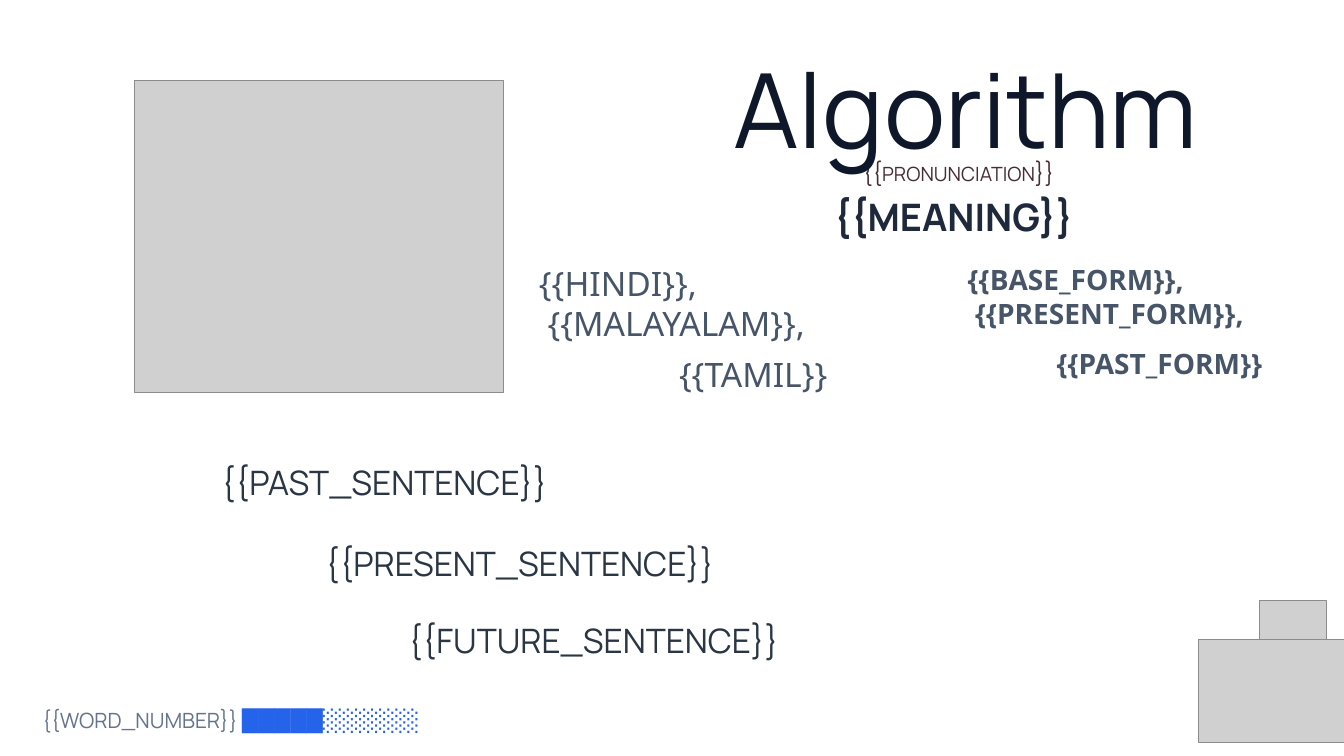
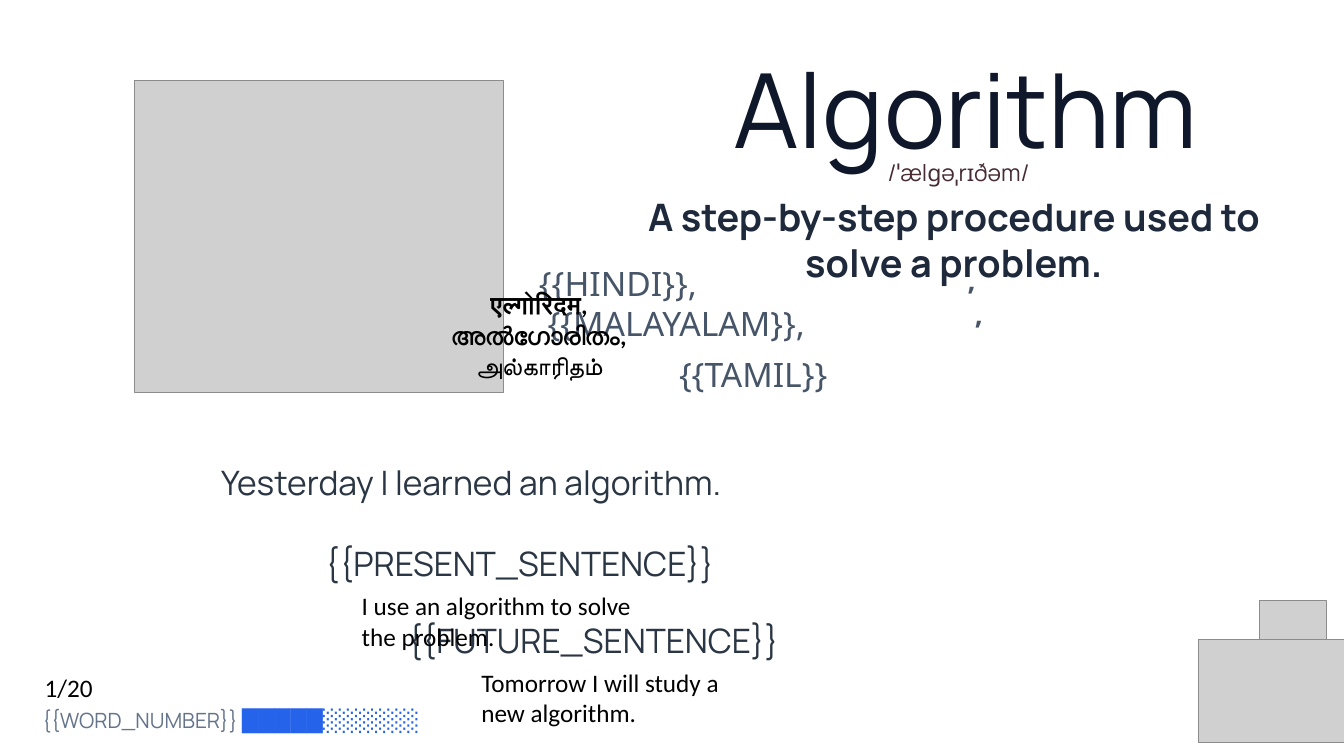
Before and after one commit to PrinceNR/AIVideoAutomation, a slide deck: slide 4 of output/test_placeholder.pptx. Drawn at 1344x756 pixels with LibreOffice and Linux fonts; fonts in the diff are those of the drawing; grey boxes stand for pictures; background and template pictures are left out. Boxes give left, top, right and bottom in pixels: in the first picture for what was removed or moved away, otherwise in the second. Text is boxed around its words. In the diff, an @@ line names an element or a change of style, - is before the commit and + after.

```diff
--- a/output/test_placeholder.pptx
+++ b/output/test_placeholder.pptx
@@ text at [882,166,1035,182]: text changed; size 14 to 16.5 pt @@
-{{PRONUNCIATION}}
+/ˈælɡəˌrɪðəm/
@@ text at [648,203,1260,288]: text changed @@
-{{MEANING}}
+A step-by-step procedure used to solve a problem.
@@ text at [968,269,1263,379]: text changed @@
-{{BASE_FORM}},
-{{PRESENT_FORM}},
-{{PAST_FORM}}
+,
+,
@@ text added at [451,295,626,382], 18 pt, text #000000, bold @@
+एल्गोरिदम, അൽഗോരിതം,
+அல்காரிதம்
@@ text at [221,470,721,504]: text changed @@
-{{PAST_SENTENCE}}
+Yesterday I learned an algorithm.
@@ text added at [362,597,631,652], 18 pt, text #000000 @@
+I use an algorithm to solve the problem.
@@ text added at [45,679,93,698], 18 pt, text #000000 @@
+1/20
@@ text added at [481,674,719,727], 18 pt, text #000000 @@
+Tomorrow I will study a new algorithm.
```
Also in this commit, not shown: 3 other slides changed, 4 other files.
